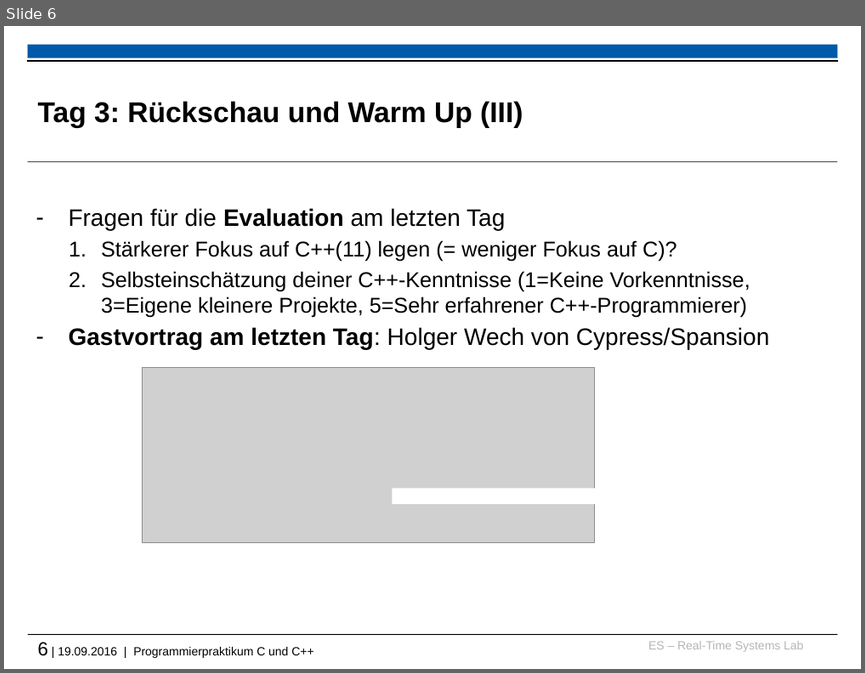
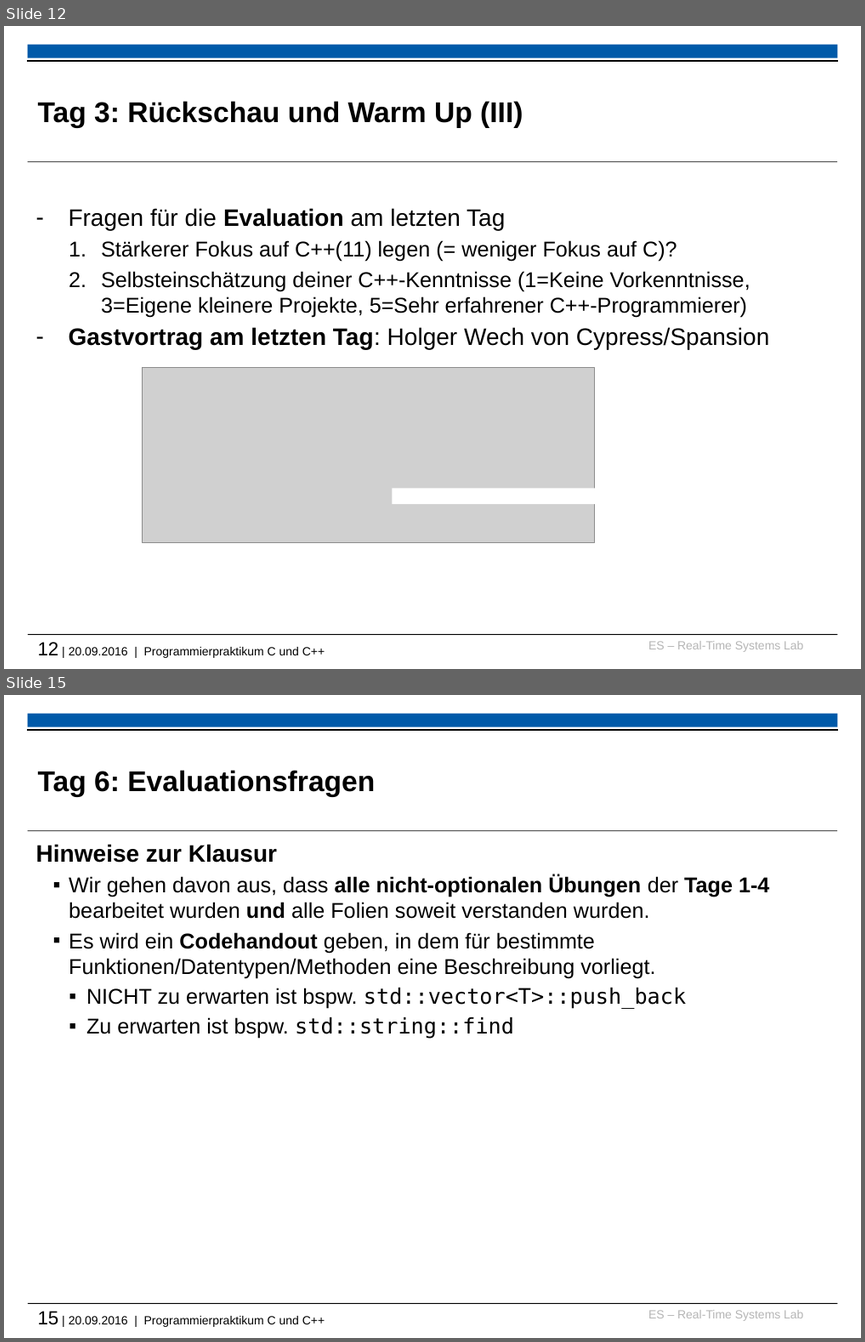
Before and after one commit to h82k/tud-cppp, a slide deck: 2016/recap_and_warmup_slides.pptx. Shown one above the other, each under a label of ours: slide 6 before the commit, slides 12 and 15 after it; the slides between them are not shown. The pictures are 865x673 and 865x1342 pixels, drawn with LibreOffice and Linux fonts; fonts in the diff are those of the drawing; grey boxes stand for pictures; background and template pictures are left out. Boxes give left, top, right and bottom in pixels: in the first picture for what was removed or moved away, otherwise in the second. Text is boxed around its words. In the diff, an @@ line names an element or a change of style, - is before the commit and + after.

```diff
--- a/2016/recap_and_warmup_slides.pptx
+++ b/2016/recap_and_warmup_slides.pptx
@@ slide 15 added at (4,695,861,1338), background #FFFFFF; not listed: 6 template elements that a slide beside it also shows @@
@@ title added at (38,770,375,797), 24 pt, text #000000, bold @@
+Tag 6: Evaluationsfragen
@@ text added at (36,844,769,1038), 18 pt, text #000000 @@
+Hinweise zur Klausur
+  ▪ Wir gehen davon aus, dass alle nicht-optionalen Übungen der Tage 1-4 bearbeitet wurden und alle Folien soweit verstanden wurden.
+  ▪ Es wird ein Codehandout geben, in dem für bestimmte Funktionen/Datentypen/Methoden eine Beschreibung vorliegt.
+    ▪ NICHT zu erwarten ist bspw. std::vector<T>::push_back
+    ▪ Zu erwarten ist bspw. std::string::find
@@ what was slide 6 is now slide 12 @@
@@ text at (38,641,324,658): text changed @@
-6 | 19.09.2016 | Programmierpraktikum C und C++
+12 | 20.09.2016 | Programmierpraktikum C und C++
```
Also in this commit, not shown: 2 other slides added, 3 other files.
